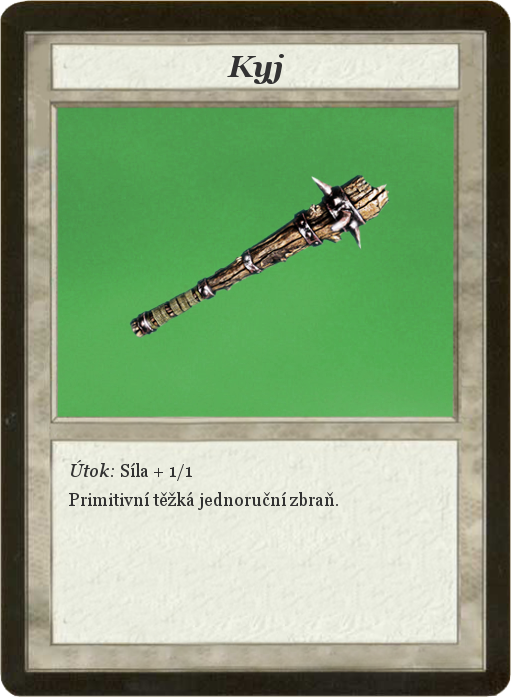
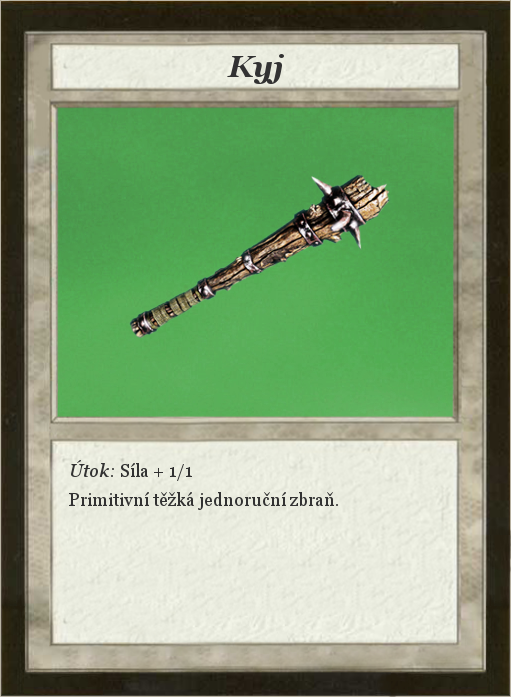
Revision of a layered 511 x 697 image; what changed, layer by layer:
painted on "Card" over (x1=0, y1=0, x2=511, y2=697)
